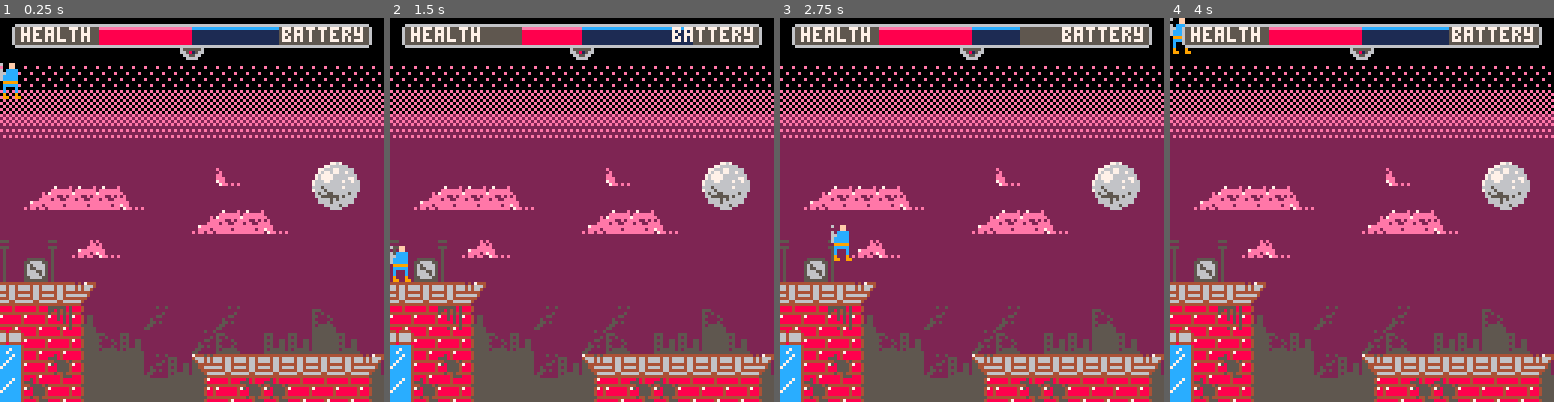
Above: before the commit, frames 1-4 (left to right).
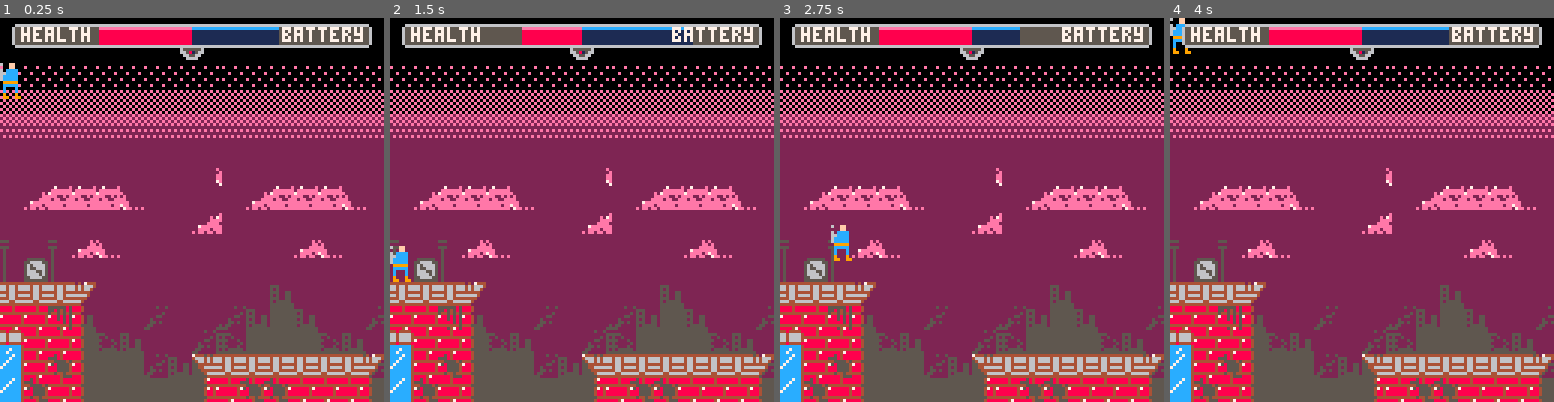
Above: after the commit, the same moments.

Repository: evanminto/ludum-dare-44
Game: PICO-8 cartridge ludum-dare-44.p8
The game is run twice, just before and just after one commit, with the same random seed, the same clock (stepped at 60 frames per second) and the same inputs.
Inputs:
- Up to frame 1 (0.25 s): no input
- Up to frame 2 (1.5 s): tap X (X key) at 0.33, 1.07 s; tap O (Z key) at 0.7 s
- Up to frame 3 (2.75 s): hold Right 1.6-2.1 s; tap O (Z key) at 1.7, 2.1, 2.5 s; tap X (X key) at 1.85 s; hold Up 2.15-2.42 s; hold Right from 2.47 s (still down)
- Up to frame 4 (4 s): tap O (Z key) at 2.9, 3.3, 3.7 s; tap X (X key) at 2.97 s; release Right at 3.03 s; hold Left 3.08-3.58 s

The runs differ from the first frame. In frame 1, 6.0% of the frame differs, in the area x 57-100%, y 12-94%; in frame 2, 6.0%; in frame 3, 6.0%; in frame 4, 6.0%.

Commit message:
Layer repeating

Diff:
--- a/ludum-dare-44.p8
+++ b/ludum-dare-44.p8
@@ -32,6 +32,7 @@
       size = {74,16},
       camerafollow = 0.5,
       transparent = 11,
+      repeatx = 2,
     },
     {
       level = true,
@@ -860,15 +861,17 @@
         sectionindex += 1
       end)
     else
-      map(
-        l.start[1],
-        l.start[2],
-        0,
-        0,
-        l.size[1],
-        l.size[2],
-        flags
-      )
+      for i=0,l.repeatx-1 do
+        map(
+          l.start[1],
+          l.start[2],
+          i * l.size[1],
+          0,
+          l.size[1],
+          l.size[2],
+          flags
+        )
+      end
     end
   end)
 
@@ -1009,11 +1012,11 @@
 81000000f06171717171717181000000a100000000000000a1005100710000710000000000000000000000000000000000000000000000710000006171b0c071
 f0f0f0f0f0f0f0f0a1f0f0000000000000a1000000006070800000000000000000a100006070708071b0c071b0c071b0c0718100000000f06181000000000061
 810000000060707171b0c0718191b300a100000000000000a1f0a100710000710000000000000000000000000000000000000000000000a10000006171b1c171
-f091f0f0f0f0f0f0a1f0f00000000000b3a1910000006171810000000000000000a100006171717171b1c171b1c171b1c1718100000000f06181000000000061
+f0f0f0f0f0f0f0f0a1f0f00000000000b3a1910000006171810000000000000000a100006171717171b1c171b1c171b1c1718100000000f06181000000000061
 8100000000f0607171b1c1716070707080000000510000004100a100710000710000000000000000000000000000000000000071000000a10000006171b2c271
-70707080f0f0f0f041f0f0f05100000060708000000061718100000000000000006070708071717171b2c271b2c271b2c2718100000000f06181000000000061
+f0f07080f0f0f0f041f0f0f05100000060708000000061718100000000000000006070708071717171b2c271b2c271b2c2718100000000f06181000000000061
 8100000000f0617171b2c2717171717181000000a1000000a100a1007100007100000000000000a00000000000009100000000a1000000a10000006171717171
-b0c07181f0f0f0f071f0f0f071000000617181000000617181000000006080000061717171717171717171717171717171718100000000006181000000000061
+f0f07181f0f0f0f071f0f0f071000000617181000000617181000000006080000061717171717171717171717171717171718100000000006181000000000061
 8100000000f06171717171717171717181000000a000f000a000a0007100007100000000000000510000006070707080000000a0000000a00000006171717171
 f0f00000000000000000000000000000000000000000000000000000000000000000000000000000000000000000000000f00000000000000000000000000000
 0000000000f000f00000000000000000000000000000000000000000000000000000000000000000000000000000000000000000000000000000000000000000
@@ -1035,9 +1038,9 @@
 1a191a0f0f0f0f0f0f0f0f0f0f0f0f0f0f0f0f0f0f0f0f0f0f0f0f0f0f0f0f0f0f0f0f0f0f0607070707171b1c170800000000000000000000000000000000000000000f3b1617180000161b1c151b1c171b1c1800000000000f0f0f0f0f0f0f0f0f0f0f0f0f0f0f0f0000000000000000000000001a00000000000000000000
 070707080f0f0f0f0f0f0f0f0f0f0f0f0f0f0f19190f3b0f0f380f0f0f0f0f060707080f0f1615171717152b2c1718000000000000000000000000000000000000000006070815180000161b1c171b1c151b1c1800000000000f0f0f0f0f0f0f0f0f0f0f0f0f0f0f0f0000000000000a00000000001a00000000000000000000
 171714180f0f0f0f0f0f0f0f0f0f0f0f0f0f060707070707070707080f0f0f161517180f0f161715171517191917080000000000000000000000000a0000000000000f16141515180000162b2c172b2c172b2c1800000000000f0f0f0f0f0f0f0f0f0f0f0f0f0f0f0f0000000000001a00000000001a00000000000000000000
-0c1717180f0f0f0f0f0f0f0f0f0f380f0f0f161417171717141717180f0f0f161715180f0f161717151717171717180000000000000000000000001a0000000000000f161717171800001607071707071707071800000000000f0f0f0f0f0f0f0f0f0f0f0f0f0f0f193b00000000001a00000000001a00000000000f0f0f003a
-1c1715180f0f0f0f06070707070707080f0f160b0c170b0c170b0c180f0f0f161717180f0f161715171717171717080000000000000000000f38191a000000000f0607081717171800001617151714141717141800000000000f0f0f0f0f0f0f380f0f0f0f0f0f06070707080000000700000000000700000000000607070707
-1c1517180f0f0f0f16171515171717180f0f161b1c151b1c171b1c180f0f0f161717180f0f1615171717171717080f000a0000000a0f0f0f06070708000000000f161715171715180000160b0c170b0c170b0c18000a0a19000f0f0f0a0f0f0f0607080f0f0f0f16141417180000001700000000001500000000001617171717
+0c1717180f0f0f0f0f0f0f0f0f0f380f0f0f161417171717141717180f0f0f161715180f0f161717151717171717180000000000000000000000001a0000000000000f161717171800001607071707071707071800000000000f0f0f0f0f0f0f0f0f0f0f0f0f0f0f193b00000000001a00000000001a00000000000f0f0f0f0f
+1c1715180f0f0f0f06070707070707080f0f160b0c170b0c170b0c180f0f0f161717180f0f161715171717171717080000000000000000000f38191a000000000f0607081717171800001617151714141717141800000000000f0f0f0f0f0f0f380f0f0f0f0f0f0607070708000000070000000000070000000000060707070f
+1c1517180f0f0f0f16171515171717180f0f161b1c151b1c171b1c180f0f0f161717180f0f1615171717171717080f000a0000000a0f0f0f06070708000000000f161715171715180000160b0c170b0c170b0c18000a0a19000f0f0f0a0f0f0f0607080f0f0f0f1614141718000000170000000000150000000000161717170f
 0f0f0f0f0f0f0f0f0f0f0f0f0f0f0f0f0f0f0f0f0f0f0f0f0f0f0f0f0f0f0f0f0f0f0f0f0f0f0f0f0f0f0f0f0f0f0f000000000000000000000000000000000000000000000000000000000000000000000f0f0f0f000000000f0f0f0f0f0f0f0f0f0f0f0f0f0f0f0f0f0f0f0000000000000000000000000000000000000000
 0f0f0f0f0f0f0f0f0f0f0f0f0f0f0f0f0f0f0f0f0f0f0f0f0f0f0f0f0f0f0f0f0f0f0f0f0f0f0f0f0f0f0f0f0f0f0f00000000000000000000000000000000000f0000000000000000000000000000000000000f0f0000000000000000000000000f0f0f0f0f0f0f0f0f0f0f0f00000000000000000000000000000000000000
 040404040404040404040404040404040404040404040404040404040404040404040404040404040404040404040404040404040404040404040404040404040404040404040404040404000000000000000000000000000000000000000000000f00000000000000000f0f0000000000000000000000000000000000000000
